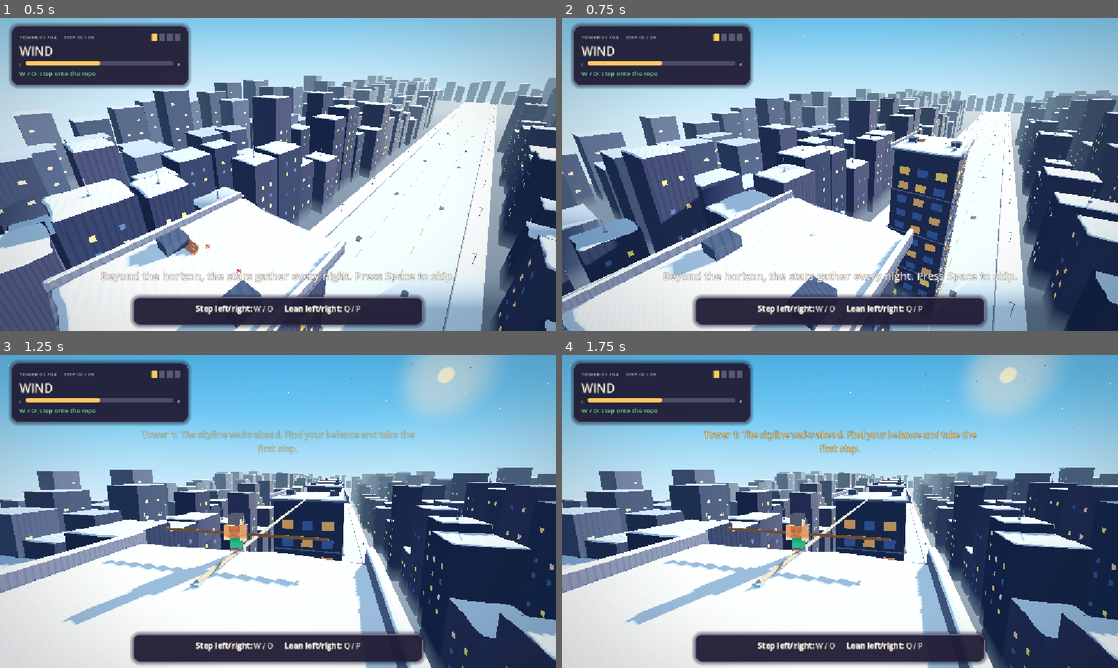
Above: before the commit, frames 1-4 (two rows, left to right).
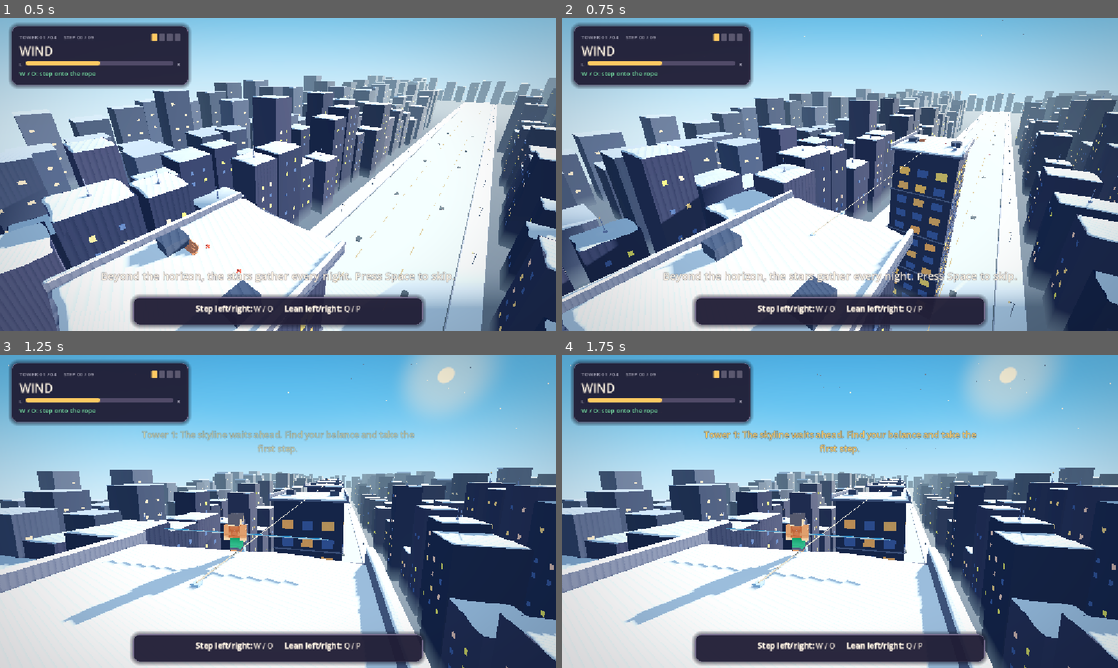
Above: after the commit, the same moments.

Repository: Ady-computerscience/tightrope_walker_alpha
Game: Godot game, scene res://scenes/main.tscn
Same seed, same stepped clock (60 frames per second), same inputs: the game is played once before the commit and once after it.
Inputs:
- Up to frame 1 (0.5 s): no input
- Up to frame 2 (0.75 s): tap Space (release) at 0.5, 0.6 s; hold P (lean_right) from 0.53 s (still down)
- Up to frame 3 (1.25 s): keep holding P (lean_right)
- Up to frame 4 (1.75 s): release P (lean_right) at 1.28 s; hold Q (lean_left) from 1.28 s (still down); tap E at 1.35 s

Frame 1 is identical in both runs. In frame 2, less than 0.1% of the frame differs, in the area x 45-66%, y 42-70%; in frame 3, 0.8%, in the area x 18-60%, y 40-76%; in frame 4, 0.8%.

Commit message:
Make tightrope and balance pole thinner, add tightrope to all stages

Diff:
--- a/scripts/game.gd
+++ b/scripts/game.gd
@@ -20,6 +20,8 @@
 const STATIC_SAG := 0.25
 const LOAD_SAG := 0.9
 const ROPE_SEGMENTS := 26
+const ROPE_RADIUS := 0.045
+const BALANCE_POLE_RADIUS := 0.055
 const ROPE_COLOR := Color("b5a38b")
 const HOT_COLOR := Color("ff5c46")
 const ROPE_BASE_EMISSION := 0.4
@@ -152,6 +154,7 @@
 	rules = Rules.new()
 	visual_z = Rules.step_z(1, 0)
 	_build_world()
+	_update_ropes()
 	_update_atmosphere(0.0)
 	_update_walker(0.0)
 	camera_position = INTRO_START_POSITION
@@ -507,9 +510,6 @@
 func _update_ropes() -> void:
 	var current := Rules.rope_at(visual_z)
 	for index in range(Rules.TOWER_COUNT):
-		var active: bool = index + 1 == rules.tower or (not current.is_empty() and index + 1 == current["tower"])
-		if not active:
-			continue
 		var segments: Array = ropes[index]
 		var previous := _roof_anchor_point(index + 1)
 		for part in range(ROPE_SEGMENTS + 1):
@@ -817,8 +817,8 @@
 		for segment_number in range(ROPE_SEGMENTS + 1):
 			var segment := MeshInstance3D.new()
 			var mesh := CylinderMesh.new()
-			mesh.top_radius = 0.16
-			mesh.bottom_radius = 0.16
+			mesh.top_radius = ROPE_RADIUS
+			mesh.bottom_radius = ROPE_RADIUS
 			mesh.height = 2.0
 			segment.mesh = mesh
 			segment.material_override = _material(ROPE_COLOR, false, ROPE_BASE_EMISSION)
@@ -832,11 +832,14 @@
 	_place_kenney_decor()
 	pole = MeshInstance3D.new()
 	var pole_mesh := CylinderMesh.new()
-	pole_mesh.top_radius = 0.11
-	pole_mesh.bottom_radius = 0.11
+	pole_mesh.top_radius = BALANCE_POLE_RADIUS
+	pole_mesh.bottom_radius = BALANCE_POLE_RADIUS
 	pole_mesh.height = 13.0
 	pole.mesh = pole_mesh
-	pole.material_override = _material(Color("966038"))
+	var pole_material := _material(Color("c8d0d8"))
+	pole_material.metallic = 1.0
+	pole_material.roughness = 0.3
+	pole.material_override = pole_material
 	pole.rotation.z = PI * 0.5
 	pole.position = Vector3(0.0, POLE_WAIST_Y, POLE_FRONT_Z)
 	walker.add_child(pole)
--- a/tests/test_scene.gd
+++ b/tests/test_scene.gd
@@ -506,6 +506,13 @@
 				printerr("FAIL: roof and edge rope anchors are not connected on tower %d" % tower_number)
 				quit(1)
 				return true
+			var first_segment := rope_segments[0] as MeshInstance3D
+			var last_segment := rope_segments[26] as MeshInstance3D
+			var rope_mesh := first_segment.mesh as CylinderMesh
+			if not is_equal_approx(rope_mesh.top_radius, 0.045) or not is_equal_approx(rope_mesh.bottom_radius, 0.045) or first_segment.position.distance_to((roof_anchor + edge_anchor) * 0.5) > 0.1 or last_segment.position.z > Rules.tower_z(tower_number) - Rules.ROPE_START_OFFSET - Rules.ROPE_LENGTH + 2.0:
+				printerr("FAIL: thin rope span %d was not positioned at startup" % tower_number)
+				quit(1)
+				return true
 			var parked_rope := Rules.rope_at(start_z)
 			var walking_rope := Rules.rope_at(Rules.step_z(tower_number, 4))
 			var parked_midpoint: Vector3 = game.call("_rope_point", tower_number, 0.5, parked_rope)
@@ -517,7 +524,7 @@
 			var near_edge_z := front_edge - 1.0
 			var near_edge_progress := (Rules.tower_z(tower_number) - Rules.ROPE_START_OFFSET - near_edge_z) / Rules.ROPE_LENGTH
 			var near_edge_point: Vector3 = game.call("_rope_point", tower_number, near_edge_progress, edge_loaded_rope)
-			if near_edge_point.y - 0.16 <= roof.global_position.y + roof_mesh.size.y * 0.5:
+			if near_edge_point.y - 0.045 <= roof.global_position.y + roof_mesh.size.y * 0.5:
 				printerr("FAIL: loaded rope clips the roof edge on tower %d" % tower_number)
 				quit(1)
 				return true
@@ -610,7 +617,7 @@
 		quit(1)
 		return true
 	var pole: MeshInstance3D = game.get("pole")
-	if pole == null or not is_equal_approx(pole.position.y, 1.15) or not is_equal_approx(pole.position.z, -0.42) or absf(pole.transform.basis.y.x) < 0.95:
+	if pole == null or not is_equal_approx(pole.position.y, 1.15) or not is_equal_approx(pole.position.z, -0.42) or absf(pole.transform.basis.y.x) < 0.95 or not is_equal_approx((pole.mesh as CylinderMesh).top_radius, 0.055) or not is_equal_approx((pole.material_override as StandardMaterial3D).metallic, 1.0):
 		printerr("FAIL: balance pole is not horizontal in front of the waist")
 		quit(1)
 		return true
